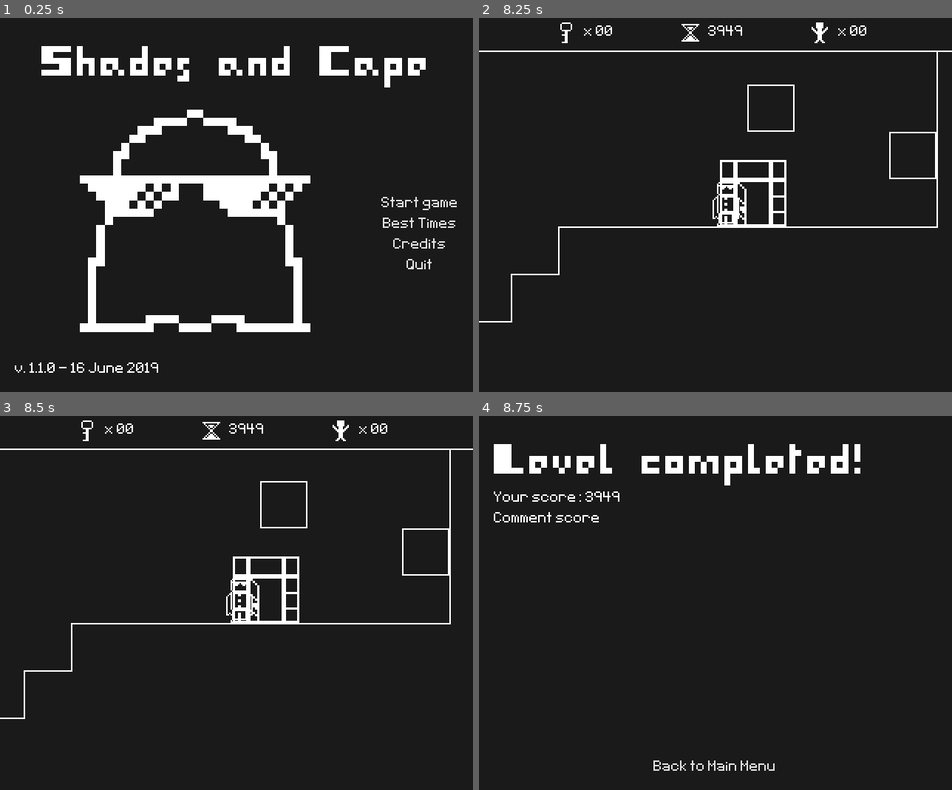
Above: before the commit, frames 1-4 (two rows, left to right).
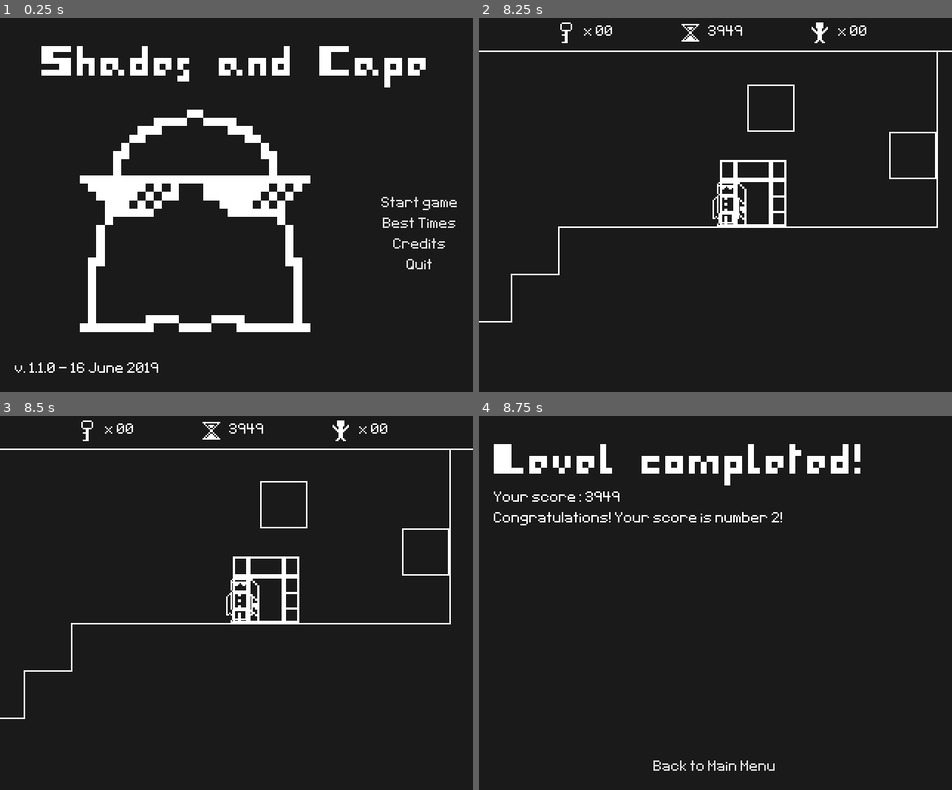
Above: after the commit, the same moments.

Repository: Kiel97/bialjam2019
Game: Godot game, scene res://Menu/MainMenu.tscn
Two runs of this game, one before a commit and one after it. Both use one fixed random seed, a clock stepped at 60 frames per second and the inputs below. Sound files missing from this copy of the repository are replaced by a short silence.
Inputs:
- Up to frame 1 (0.25 s): no input
- Up to frame 2 (8.25 s): click "Start game" at 0.5 s; hold Right (move_right) 1.28-2.78 s; tap Up (jump) at 1.52, 2.27, 3.77, 6.02, 6.77 s; hold Left (move_left) 2.78-3.53 s; tap Enter at 3.5 s; hold Right (move_right) 3.53-4.25 s; click "Back to Main Menu" at 4.25 s; click "Start game" at 5 s; hold Right (move_right) 5.78-6.53 s; hold Left (move_left) 6.53-7.28 s; hold Right (move_right) 7.28-8.03 s; hold Left (move_left) from 8.03 s (still down)
- Up to frame 3 (8.5 s): keep holding Left (move_left); tap Up (jump) at 8.27 s
- Up to frame 4 (8.75 s): keep holding Left (move_left)

Frames 1-3 are identical in both runs. In frame 4, 0.4% of the frame differs, in the area x 7-65%, y 25-30%.
Error before the commit: Invalid get index '1' (on base: 'Array'). (res://HighscoreManager.gd:39)

Commit message:
Fixed IndexOutOfRange for not full rankings and last achieved score

Diff:
--- a/Bialjam2019/HighscoreManager.gd
+++ b/Bialjam2019/HighscoreManager.gd
@@ -36,7 +36,7 @@
 	var i = 0
 
 	while i < SCORES_IN_TOP:
-		if len(scores) == 0 or new_score > scores[i][SCORE_IDX]:
+		if len(scores) == i or new_score > scores[i][SCORE_IDX]:
 			scores.insert(i, ["Player", new_score])
 
 			if len(scores) > SCORES_IN_TOP:
